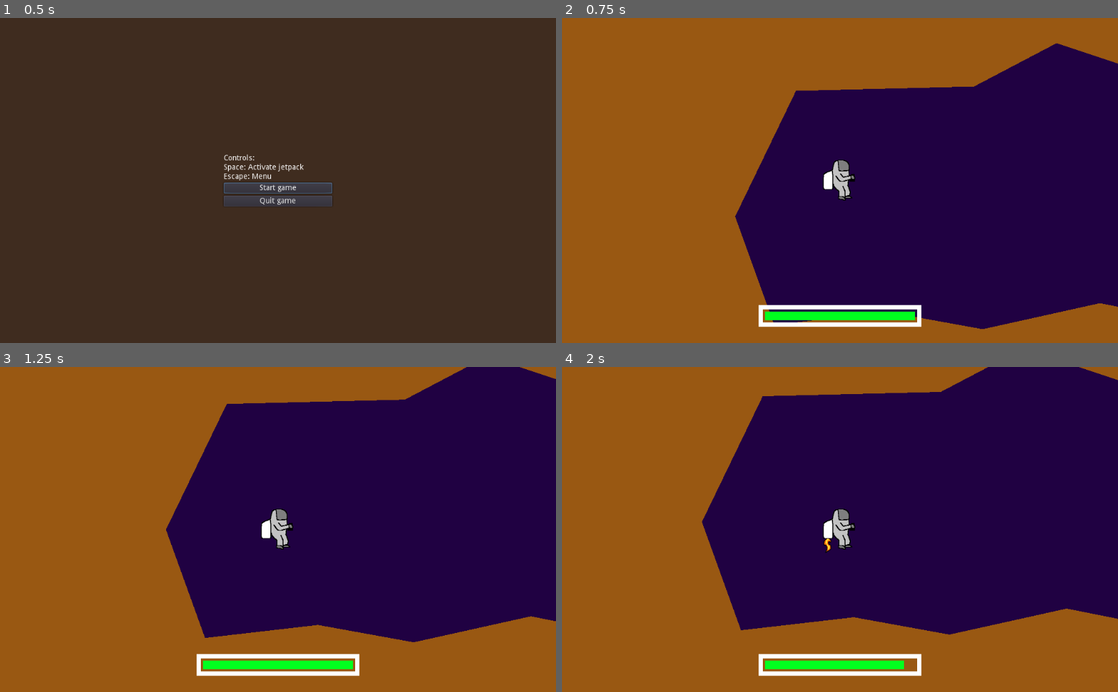
Above: before the commit, frames 1-4 (two rows, left to right).
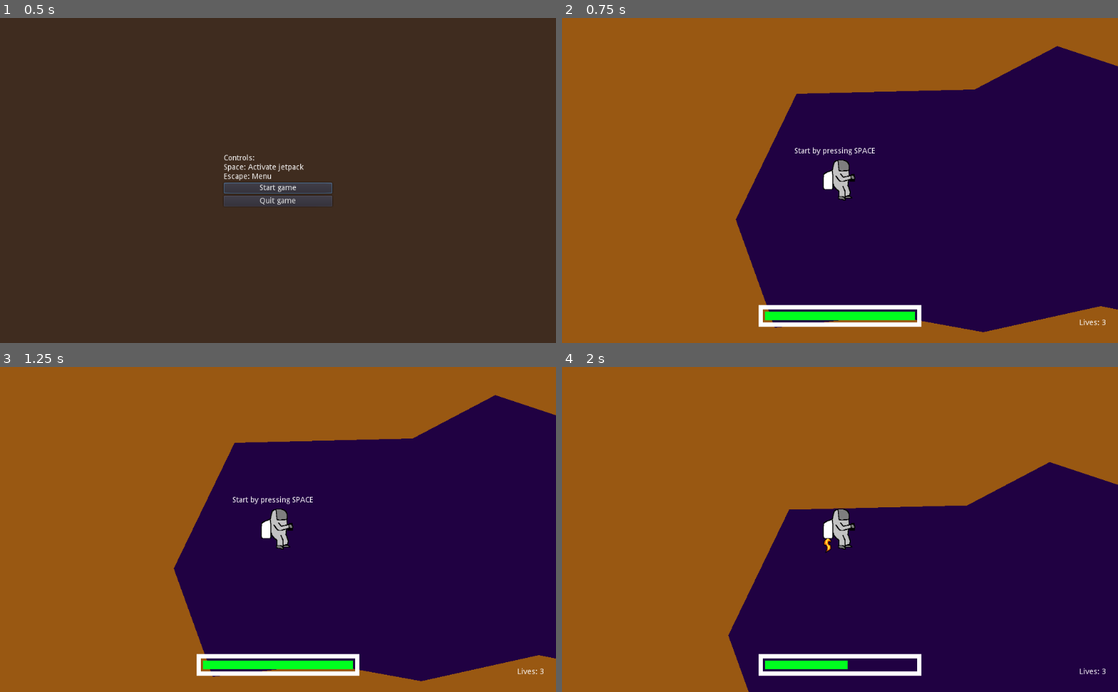
Above: after the commit, the same moments.

Repository: smoothstill/cave-explorer-game-proto
Game: Godot game, scene res://scenes/MainMenu.tscn
Two runs of this game, one before a commit and one after it. Both use one fixed random seed, a clock stepped at 60 frames per second and the inputs below.
Inputs:
- Up to frame 1 (0.5 s): no input
- Up to frame 2 (0.75 s): click "Start game" at 0.5 s
- Up to frame 3 (1.25 s): no input
- Up to frame 4 (2 s): hold Space (jump) from 1.28 s (still down)

Frame 1 is identical in both runs. In frame 2, 1.4% of the frame differs, in the area x 31-100%, y 7-97%; in frame 3, 16%; in frame 4, 40%, in the area x 25-100%, y 0-100%.

Commit message:
various new features added
-UI for showing player lives
-Player does not fall down until space is first pressed
-other minor improvements

Diff:
--- /dev/null
+++ b/scenes/LivesUI.tscn
@@ -0,0 +1,21 @@
+[gd_scene load_steps=2 format=2]
+
+[ext_resource path="res://scripts/lives_ui.gd" type="Script" id=1]
+
+[node name="LivesUI" type="Control"]
+anchor_right = 1.0
+anchor_bottom = 1.0
+script = ExtResource( 1 )
+
+[node name="CanvasLayer" type="CanvasLayer" parent="."]
+
+[node name="Lives" type="Label" parent="CanvasLayer"]
+anchor_left = 1.0
+anchor_top = 1.0
+anchor_right = 1.0
+anchor_bottom = 1.0
+margin_left = -71.0
+margin_top = -44.0
+margin_right = -30.0
+margin_bottom = -30.0
+text = "Lives: "
--- a/scenes/Player.tscn
+++ b/scenes/Player.tscn
@@ -61,3 +61,10 @@
 [node name="AnimationPlayer" type="AnimationPlayer" parent="."]
 anims/Idle = SubResource( 2 )
 anims/Move = SubResource( 3 )
+
+[node name="Guide" type="Label" parent="."]
+margin_left = -84.0
+margin_top = -61.0
+margin_right = 104.0
+margin_bottom = -47.0
+text = "Start by pressing SPACE"
--- a/scenes/UI.tscn
+++ b/scenes/UI.tscn
@@ -1,8 +1,10 @@
-[gd_scene load_steps=4 format=2]
+[gd_scene load_steps=6 format=2]
 
 [ext_resource path="res://scenes/FuelBar.tscn" type="PackedScene" id=1]
-[ext_resource path="res://scenes/LevelClearMenu.tscn" type="PackedScene" id=2]
+[ext_resource path="res://scenes/DeathMenu.tscn" type="PackedScene" id=2]
 [ext_resource path="res://scenes/InGameMenu.tscn" type="PackedScene" id=3]
+[ext_resource path="res://scenes/LevelClearMenu.tscn" type="PackedScene" id=4]
+[ext_resource path="res://scenes/LivesUI.tscn" type="PackedScene" id=5]
 
 [node name="InGameUI" type="Control"]
 pause_mode = 2
@@ -17,4 +19,8 @@
 
 [node name="InGameMenu" parent="." instance=ExtResource( 3 )]
 
-[node name="LevelClearedMenu" parent="." instance=ExtResource( 2 )]
+[node name="LevelClearedMenu" parent="." instance=ExtResource( 4 )]
+
+[node name="DeathMenu" parent="." instance=ExtResource( 2 )]
+
+[node name="LivesUI" parent="." instance=ExtResource( 5 )]
--- a/scripts/death_menu.gd
+++ b/scripts/death_menu.gd
@@ -9,7 +9,6 @@
 	# Shouldn't exist outside gameplay
 	if GameStateManager.get_state() == GameStateManager.states.GAMEPLAY:
 		if value == true:
-			print("visible = false")
 			menu.visible = false
 			disabled = true
 		else:
@@ -20,7 +19,7 @@
 		# If player has no lives left, disable continue button
 		if Lives.player_lives == 0:
 			retry_button.visible = false
-			label.text = "GAME OVER!"
+			label.text = "Game over"
 		else:
 			retry_button.visible = true
 			label.text = "You died! Lives: " + str(Lives.player_lives)
@@ -37,12 +36,13 @@
 	playernode.connect("killed", self, "_on_player_killed")
 
 func _on_player_killed(lives):
-	_set_disabled(false)
+	if (LevelManager.current_state != LevelManager.states.STOPPED):
+		LevelManager.set_level_state(LevelManager.states.STOPPED)
+		_set_disabled(false)
 
 func _on_Retry_pressed():
 	# Restart level
-	if !disabled:
-		get_tree().reload_current_scene()
+	LevelManager.restart_level()
 
 func _on_Menu_pressed():
 	if !disabled:
@@ -50,5 +50,4 @@
 
 func _on_Quit_pressed():
 	# Quit game
-	if !disabled:
-		get_tree().quit()
+	get_tree().quit()
--- a/scripts/finish_area.gd
+++ b/scripts/finish_area.gd
@@ -4,7 +4,6 @@
 
 func _on_FinishArea_body_entered(body):
 	if (body.name == "Player"):
-		print("LEVEL CLEAR")
 		emit_signal("level_clear")
 		# Remove finish line from game
 		queue_free()
--- a/scripts/game_state_manager.gd
+++ b/scripts/game_state_manager.gd
@@ -21,11 +21,9 @@
 func _entered(state):
 	if state == states.MAINMENU:
 		current_state = state
-		print("State set to MAINMENU")
 		get_tree().change_scene("res://scenes/MainMenu.tscn")
 		return
 	elif state == states.GAMEPLAY:
-		print("State set to GAMEPLAY")
 		current_state = state
 		Lives.player_lives = 3
 		LevelManager.load_first_level()
--- a/scripts/ingame_menu.gd
+++ b/scripts/ingame_menu.gd
@@ -27,7 +27,7 @@
 		print("WARNING: Cannot activate in-game menu right now")
 
 func _on_Continue_pressed():
-	_set_disabled(false)
+	_set_disabled(true)
 
 func _on_Menu_pressed():
 	GameStateManager.set_state(GameStateManager.states.MAINMENU)
--- a/scripts/level_cleared_menu.gd
+++ b/scripts/level_cleared_menu.gd
@@ -7,7 +7,6 @@
 
 func _ready():
 	var node = get_tree().get_root().find_node("FinishArea", true, false)
-	print(node)
 	node.connect("level_clear", self, "_on_level_cleared")
 	_set_disabled(true)
 
@@ -23,9 +22,10 @@
 		continue_button.grab_focus()
 
 func _on_level_cleared():
-	label.text = "Level " + str(LevelManager.current_level + 1) + " cleared!"
-	LevelManager.set_level_state(LevelManager.states.STOPPED)
-	_set_disabled(false)
+	if LevelManager.current_state != LevelManager.states.STOPPED:
+		label.text = "Level " + str(LevelManager.current_level + 1) + " cleared!"
+		LevelManager.set_level_state(LevelManager.states.STOPPED)
+		_set_disabled(false)
 
 func _on_Continue_pressed():
 	if LevelManager.has_next_level():
--- /dev/null
+++ b/scripts/lives_ui.gd
@@ -0,0 +1,14 @@
+extends Control
+
+onready var lives = $CanvasLayer/Lives
+
+# Called when the node enters the scene tree for the first time.
+func _ready():
+	lives.text = "Lives: " + str(Lives.player_lives)
+
+	# Connect to signal killed(remaining_lives)
+	var playernode = get_tree().get_root().find_node("Player", true, false)
+	playernode.connect("killed", self, "_on_player_killed")
+
+func _on_player_killed(remaining_lives):
+	lives.text = "Lives: " + str(remaining_lives)
--- a/scripts/player.gd
+++ b/scripts/player.gd
@@ -13,18 +13,21 @@
 var fuel_decrease_speed := 10
 onready var invulnerability_timer = $InvulnerabilityTimer
 onready var animation_player = $AnimationPlayer
+onready var player_sprite = $Sprite
+onready var guide = $Guide
 
 var max_vertical_speed := 5
 var min_vertical_speed := -5
 var max_horizontal_speed := 4
 var min_horizontal_speed := -4
 
+var has_moved = false
+
 enum states {IDLE, MOVE}
 var state = states.IDLE
 
 func _ready():
 	animation_player.play("Idle")
-	print("Lives: ", Lives.player_lives)
 
 func on_killed():
 	pass
@@ -38,6 +41,7 @@
 	if fuel_amount != prev_fuel:
 		emit_signal("fuel_updated", fuel_amount)
 		if fuel_amount == 0:
+			player_sprite.visible = false
 			Lives.player_lives -= 1
 			emit_signal("killed", Lives.player_lives)
 			on_killed()
@@ -57,28 +61,30 @@
 	var vertical_speed = 0
 	var horizontal_speed = 0
 	if Input.is_action_pressed("jump"):
+		if !has_moved:
+			has_moved = true
+			guide.visible = false
 		vertical_speed -= delta * jetpack_acceleration
 		reduceFuel(delta*fuel_decrease_speed)
 		if state != states.MOVE:
-			print("play move")
 			animation_player.play("Move")
 			state = states.MOVE
 	else:
 		if state != states.IDLE:
-			print("play idle")
 			animation_player.play("Idle")
 			state = states.IDLE
-	vertical_speed += delta * gravity # Gravity
-	horizontal_speed += delta * horizontal_acceleration
-	velocity += Vector2(horizontal_speed, vertical_speed)
-	velocity = clampVelocity(velocity)
-	# print(velocity)
-	var collision = move_and_collide(velocity)
-	if collision != null:
-		# Damage taken is based on impact velocity
-		var damage_taken = 5 * pow(velocity.length(), 1.25)
-		var motion = collision.normal.reflect(collision.remainder.normalized())
-		velocity = collision.normal.reflect(velocity.normalized())*bounce_coefficent
-		velocity.x = -velocity.x
-		damageFuel(damage_taken)
-		move_and_collide(motion)
+	if (has_moved):
+		vertical_speed += delta * gravity # Gravity
+		horizontal_speed += delta * horizontal_acceleration
+		velocity += Vector2(horizontal_speed, vertical_speed)
+		velocity = clampVelocity(velocity)
+		# print(velocity)
+		var collision = move_and_collide(velocity)
+		if collision != null:
+			# Damage taken is based on impact velocity
+			var damage_taken = 5 * pow(velocity.length(), 1.25)
+			var motion = collision.normal.reflect(collision.remainder.normalized())
+			velocity = collision.normal.reflect(velocity.normalized())*bounce_coefficent
+			velocity.x = -velocity.x
+			damageFuel(damage_taken)
+			move_and_collide(motion)
